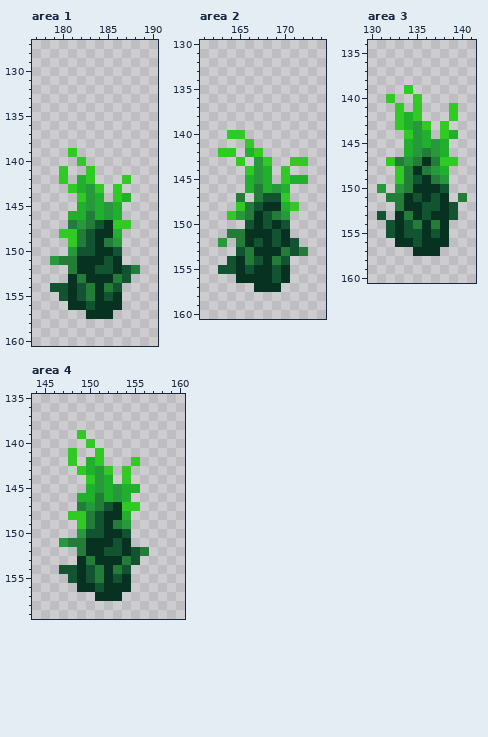
Two versions of one pixel-art file, src/concept/sprite/plants.aseprite. The picture above was drawn from the file before the commit.
256x256 pixels, 1 frame. Colours within 5 levels of each other are drawn and written as one. Shown: area 1: x 177..190, y 127..160; area 2: x 161..174, y 130..160; area 3: x 130..141, y 134..160; area 4: x 144..160, y 135..159. The old version is drawn lined up with the new one, on the new canvas. The commit also changed other parts of the picture, which this record leaves out.
After:
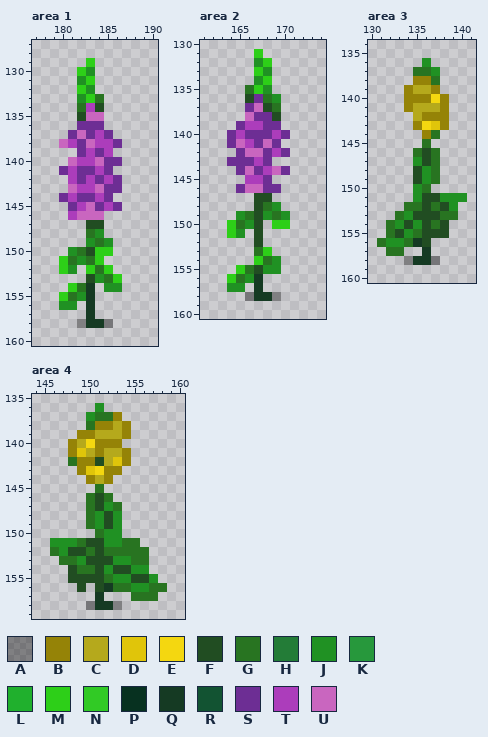
Palette (. is transparent): A #00000060  B #958307  C #b5a91c  D #e0c50a  E #f4d710  F #214d22  G #287421  H #237c37  J #209123  K #27983c  L #20b02d  M #2dcf18  N #31ca25  P #073120  Q #153a23  R #125332  S #6d2e94  T #ac3dbb  U #c966bf
What changed:
canvas 256x256 -> 512x512
--- area 1
@@ x 177..190 @@
 128 ..............
-129 ..............
-130 ..............
-131 ..............
-132 ..............
-133 ..............
-134 ..............
-135 ..............
-136 ..............
-137 ..............
-138 ..............
-139 ....N.........
-140 .....N........
-141 ...N..N.......
-142 ...N.LN...N...
-143 ....NLKN.N....
-144 .....NKL.NL...
-145 .....LKLKL....
-146 ....LLHLKL....
-147 ....HKHRPNN...
-148 ...NNHRPPL....
-149 ....NHRPHK....
-150 ....KRRPPR....
-151 ..KHHPPPRP....
-152 ....HPPRRPRH..
-153 ....PHPPPHR...
-154 ..RRPRHPHR....
-155 ...RPRHPRP....
-156 ....PPRPPP....
-157 ......PPP.....
-158 ..............
+129 ......M.......
+130 .....MJ.......
+131 .....JM.......
+132 .....MJ.......
+133 .....JMG......
+134 .....GTF......
+135 .....FUU......
+136 .....SSS......
+137 ....SUSTS.....
+138 ...UTSUTTS....
+139 .....STST.....
+140 ....UTTUSS....
+141 ...STSSTS.....
+142 ....TSTSTS....
+143 ....UTTUSS....
+144 ...STSSTS.....
+145 ....STUSTS....
+146 ....TUUU......
+147 ......FF......
+148 ......GJ......
+149 ......JGJ.....
+150 ....JGFMM.....
+151 ...MGJGM......
+152 ...MJ.MGM.....
+153 ......FJGM....
+154 ....MGQ.JJ....
+155 ...MGJQ.......
+156 ...JJ.Q.......
+157 ......Q.......
+158 .....AQQA.....
 159 ..............
--- area 2
@@ x 161..174 @@
 130 ..............
-131 ..............
-132 ..............
-133 ..............
-134 ..............
-135 ..............
-136 ..............
-137 ..............
-138 ..............
-139 ..............
-140 ...NN.........
-141 .....N........
-142 ..NN.LN.......
-143 ....N.KN..NN..
-144 .....NKL.N....
-145 .....LKL.NLL..
-146 .....LHLKL....
-147 ....H.HRRN....
-148 ....NHRPPLN...
-149 ...NKHPRHK....
-150 .....RPRPR....
-151 ...HHPPPRP....
-152 ..K.HPRPRPR...
-153 ....RHPPPHRH..
-154 ...RPHRPHR....
-155 ..RRPRPPRP....
-156 ....PPPPRP....
-157 ......PPP.....
-158 ..............
+131 ......M.......
+132 ......JM......
+133 ......MJ......
+134 ......JM......
+135 .....GMJ......
+136 .....FSGJ.....
+137 .....SUFG.....
+138 .....USSF.....
+139 ....STTSS.....
+140 ...STSSSTS....
+141 ...SUTSUS.....
+142 ....SUUSTS....
+143 ...SSSTS......
+144 ....SUSTUS....
+145 .....TTS......
+146 ....SUUSS.....
+147 ......FF......
+148 ......FGJ.....
+149 ....JGFJGJ....
+150 ...MGJF.MM....
+151 ...MJ.F.......
+152 ......F.......
+153 ......GM......
+154 ......MGJ.....
+155 ....MGFJJ.....
+156 ...MGJQ.......
+157 ...JJ.Q.......
+158 .....AQQA.....
 159 ..............
--- area 3
@@ x 130..141 @@
 135 ............
-136 ............
-137 ............
-138 ............
-139 ....N.......
-140 ..N..N......
-141 ...N.N...N..
-142 ...NLN...N..
-143 ...NLKN.N...
-144 ....NKL.NL..
-145 ....LKLKL...
-146 ....LKHKL...
-147 ..NHKHPHNN..
-148 ...NHPHKL...
-149 ...NHRPHK...
-150 .K.KHPPPR...
-151 ..HHPRPRP.H.
-152 ...HPPRRPR..
-153 .R.PHPRPPR..
-154 ..RPRHPHP...
-155 ..RPRRPRP...
-156 ...PPRPPP...
-157 .....PPP....
-158 ............
+136 ......J.....
+137 .....GGJ....
+138 .....BBG....
+139 ....BCCB....
+140 ....BBBEB...
+141 ....BCCCB...
+142 .....CBBB...
+143 .....BEDB...
+144 ......BG....
+145 ......G.....
+146 .....GFG....
+147 .....JFG....
+148 .....FJG....
+149 .....FJG....
+150 .....JG.....
+151 .....JFFJJJ.
+152 ....GGFGFJ..
+153 ...GJFFFGG..
+154 ..GJFJFGF...
+155 ..GFJGFFF...
+156 .GJJGQF.....
+157 ..GG..Q.....
+158 ....AQQA....
 159 ............
--- area 4
@@ x 144..160 @@
 135 .................
-136 .................
-137 .................
-138 .................
-139 .....N...........
-140 ......N..........
-141 ....N..N.........
-142 ....N.LN...N.....
-143 .....NLKN.N......
-144 ......NKL.N......
-145 ......LKLKLL.....
-146 .....LLHLKL......
-147 .....HKHRPNN.....
-148 ....NNHRPPL......
-149 .....NHRPHK......
-150 .....KRRPPR......
-151 ...KHHPPPRP......
-152 .....HPPRRPRH....
-153 .....PHPPPHR.....
-154 ...RRPRHPHR......
-155 ....RPRHPRP......
-156 .....PPRPPP......
-157 .......PPP.......
-158 .................
+136 .......J.........
+137 ......JGGB.......
+138 ......GBBCB......
+139 .....BBCCCB......
+140 ....BCEBBB.......
+141 ....BDCBCCB......
+142 ....GBBFCDB......
+143 .....BDEBB.......
+144 ......BCB........
+145 .......G.........
+146 ......GFG........
+147 ......GFJG.......
+148 ......GJFJ.......
+149 ......GJFJ.......
+150 .......GJJ.......
+151 ..JJJGFFJJGG.....
+152 ..GJFFGFGGGGG....
+153 ...GGJFFFJJGG....
+154 ....FGGFJFFJJ....
+155 ....FFFFGJJFFJ...
+156 .....F.FQGGJJGG..
+157 .......Q...GGG...
+158 ......AQQA.......
 159 .................
Pixel boxes of the changes (left, top, right, bottom) in both pictures:
changed: (50, 58, 140, 328)
changed: (218, 49, 308, 301)
changed: (377, 58, 467, 265)
changed: (50, 403, 167, 610)
